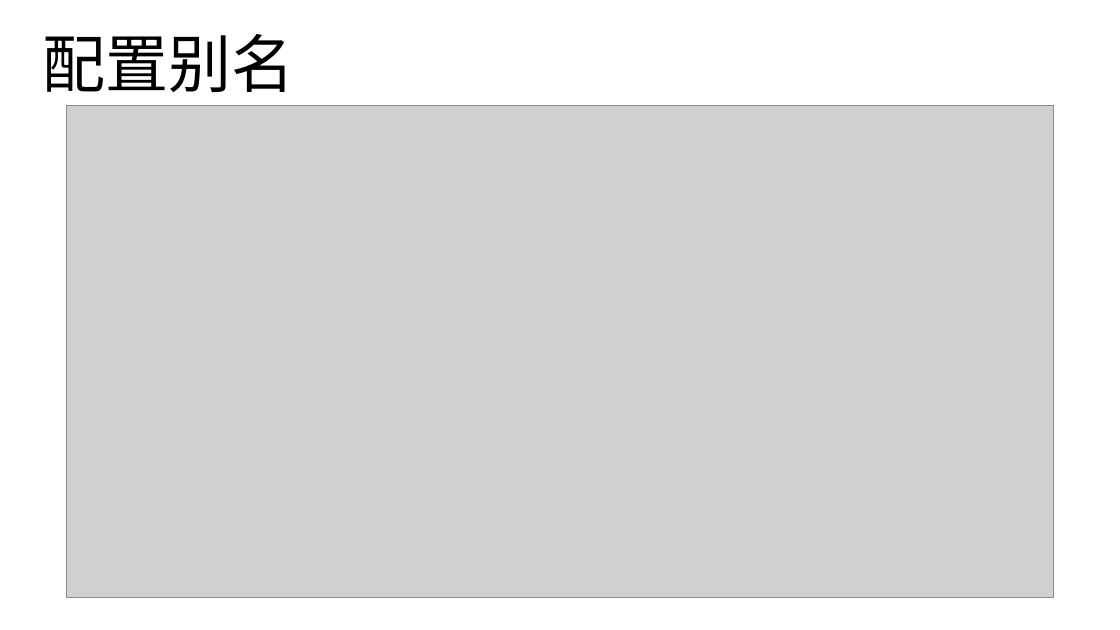
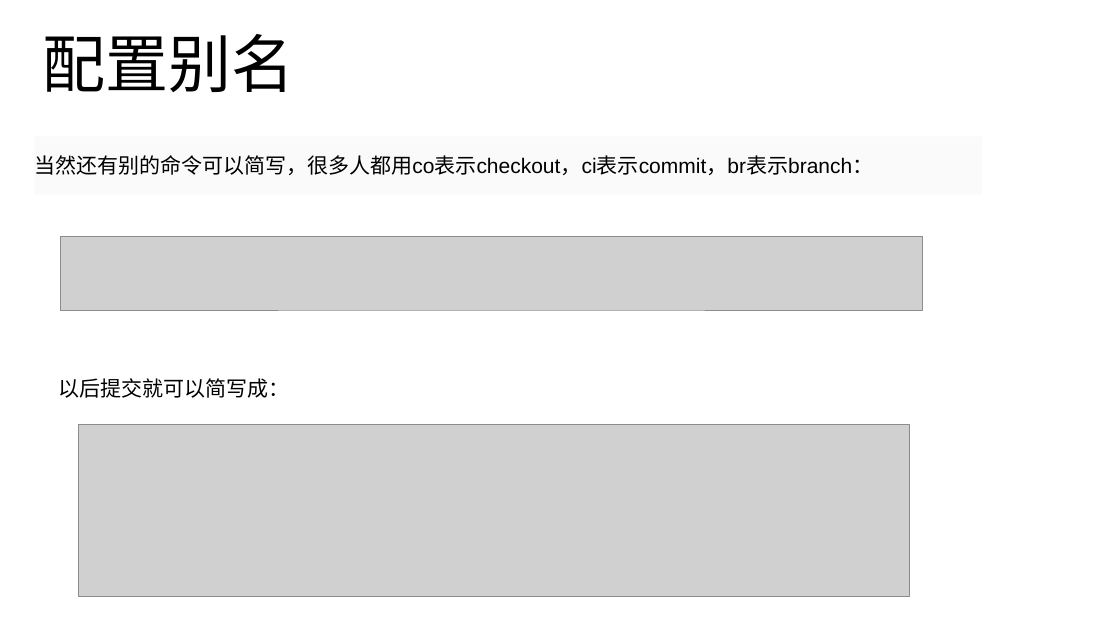
Before and after one commit to noprom/shandong, a slide deck: slide 7 of doc/ppt/husize.pptx. Drawn at 1120x630 pixels with LibreOffice and Linux fonts; fonts in the diff are those of the drawing; grey boxes stand for pictures. Boxes give left, top, right and bottom in pixels: in the first picture for what was removed or moved away, otherwise in the second. Text is boxed around its words. In the diff, an @@ line names an element or a change of style, - is before the commit and + after.

```diff
--- a/doc/ppt/husize.pptx
+++ b/doc/ppt/husize.pptx
@@ picture removed at (66, 106, 1054, 597) @@
@@ subtitle added at (34, 155, 873, 175), 18 pt, text #000000 @@
+当然还有别的命令可以简写，很多人都用co表示checkout，ci表示commit，br表示branch：
@@ picture added at (60, 236, 923, 310) @@
@@ text added at (59, 378, 290, 398), 18 pt, text #000000 @@
+以后提交就可以简写成：
@@ picture added at (78, 424, 909, 597) @@
```
Also in this commit, not shown: 3 other slides changed, 9 slides added, 6 slides removed, 1 other file.
